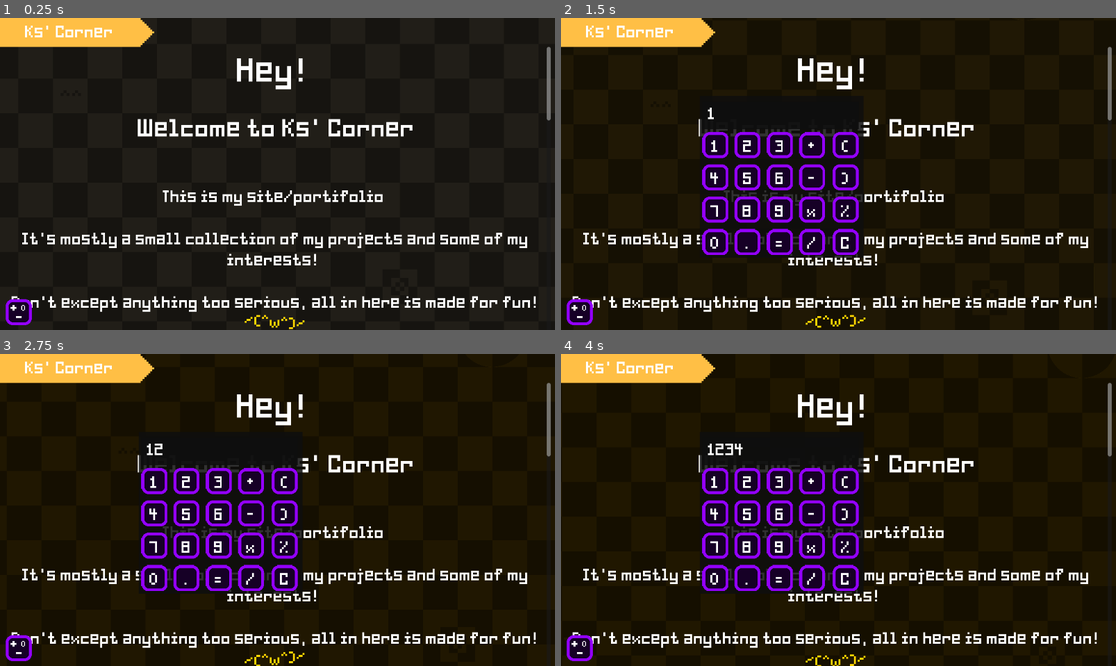
Above: before the commit, frames 1-4 (two rows, left to right).
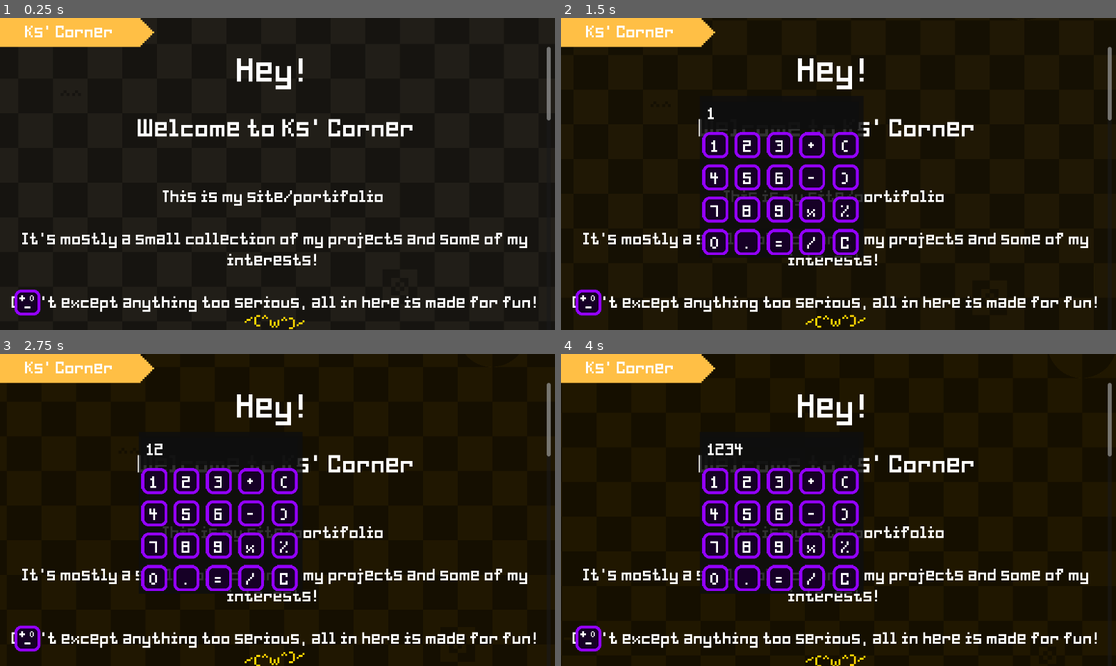
Above: after the commit, the same moments.

Repository: Ks-Marbs/ks-corner
Game: Godot game, scene res://main.tscn
Same seed, same stepped clock (60 frames per second), same inputs: the game is played once before the commit and once after it.
Inputs (mouse positions are in pixels of both pictures, inside the frame that each line leads up to; where the layout moved, square brackets give the same spot in the first picture):
- Up to frame 1 (0.25 s): no input
- Up to frame 2 (1.5 s): click (588, 301) [577, 311] at 0.5 s; click "1" at 1.25 s
- Up to frame 3 (2.75 s): click "2" at 2 s
- Up to frame 4 (4 s): click "3" at 2.75 s; click "4" at 3.5 s

The runs differ from the first frame. In frame 1, 0.4% of the frame differs, in the area x 1-8%, y 87-99%; in frame 2, 0.5%; in frame 3, 0.5%; in frame 4, 0.5%.

Commit message:
phone calc test  1

Diff:
--- a/calc.gd
+++ b/calc.gd
@@ -15,6 +15,8 @@
 	return false
 # Called every frame. 'delta' is the elapsed time since the previous frame.
 func _process(delta: float) -> void:
+	if (OS.has_feature("web_android") or OS.has_feature("web_ios")):
+		scale = Vector2.ONE* 2
 	visible = Global.calc
 	if bop() and Input.is_action_just_pressed("click"):
 		a = position - get_global_mouse_position()
--- a/calc_button.gd
+++ b/calc_button.gd
@@ -9,4 +9,7 @@
 	Global.calc = !Global.calc
 # Called every frame. 'delta' is the elapsed time since the previous frame.
 func _process(delta: float) -> void:
+	if (OS.has_feature("web_android") or OS.has_feature("web_ios")):
+		scale = Vector2.ONE* 3
+	position = Vector2(30,get_window().size.y - 30-size.y*scale.y)
 	pass
--- a/main.tscn
+++ b/main.tscn
@@ -28,7 +28,6 @@
 offset_top = 62.0
 offset_right = 1146.0
 offset_bottom = 2232.0
-mouse_filter = 1
 theme = ExtResource("1_4c57u")
 theme_override_font_sizes/normal_font_size = 32
 theme_override_font_sizes/bold_font_size = 48
Not shown, changed: Ks-corner.html
Not shown, changed: Ks-corner.js
Not shown, changed: Ks-corner.pck
Not shown, changed: Ks-corner.wasm
Not shown, changed: index.html
Not shown, changed: index.pck
Not shown, changed: index.service.worker.js
